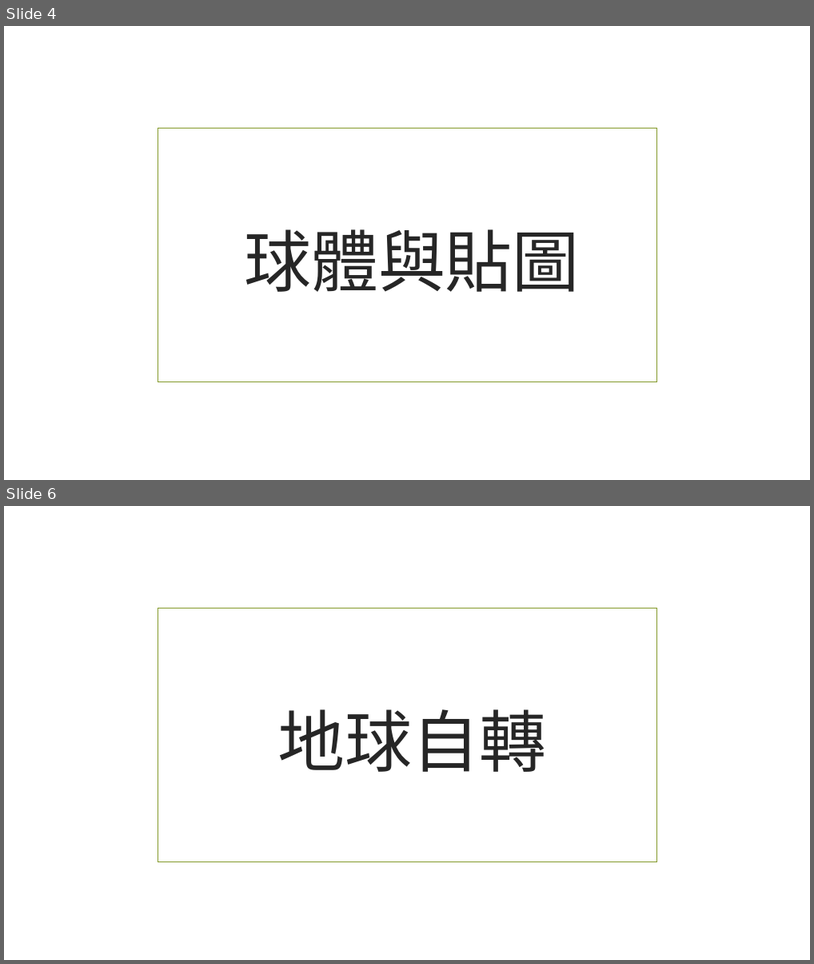
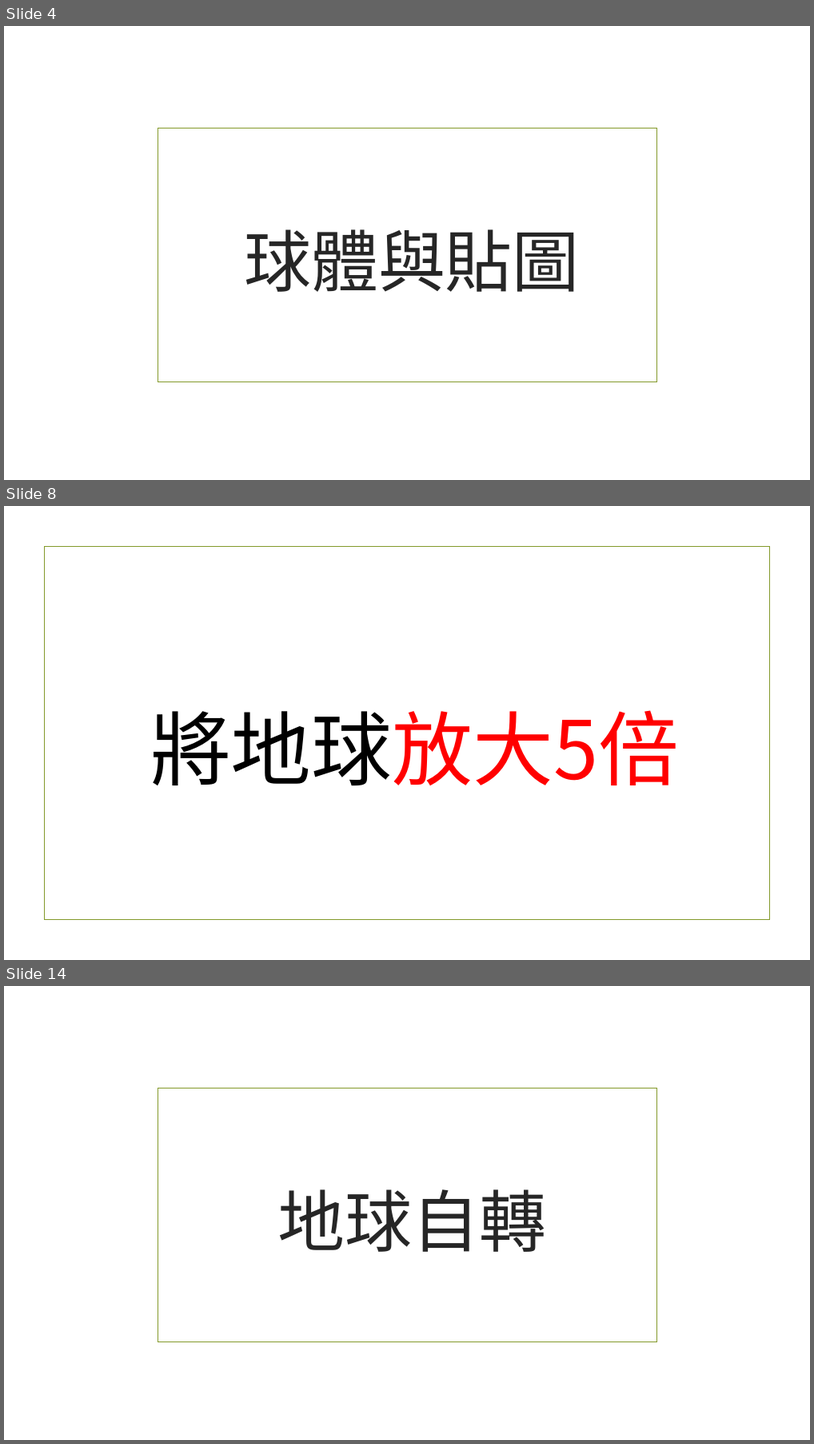
Before and after one commit to beardad1975/py4t, a slide deck: 課程資料/3D空間大探索/02轉動地球.pptx. Shown one above the other, each under a label of ours: slides 4 and 6 before the commit, slides 4, 8 and 14 after it; the slides between them are not shown. The pictures are 814x964 and 814x1444 pixels, drawn with LibreOffice and Linux fonts; fonts in the diff are those of the drawing; background and template pictures are left out. Boxes give left, top, right and bottom in pixels: in the first picture for what was removed or moved away, otherwise in the second. Text is boxed around its words. In the diff, an @@ line names an element or a change of style, - is before the commit and + after.

```diff
--- a/課程資料/3D空間大探索/02轉動地球.pptx
+++ b/課程資料/3D空間大探索/02轉動地球.pptx
@@ slide 8 added at [4,506,810,960], background picture (left out) @@
@@ rectangle added at [44,547,770,920], outline #83992A 1.25 pt @@
@@ title added at [150,710,679,786], 96 pt, text #FF0000 @@
+將地球放大5倍
@@ what was slide 6 is now slide 14 @@
```
Also in this commit, not shown: 5 slides changed, 10 other slides added, 7 slides removed, 17 other files.
